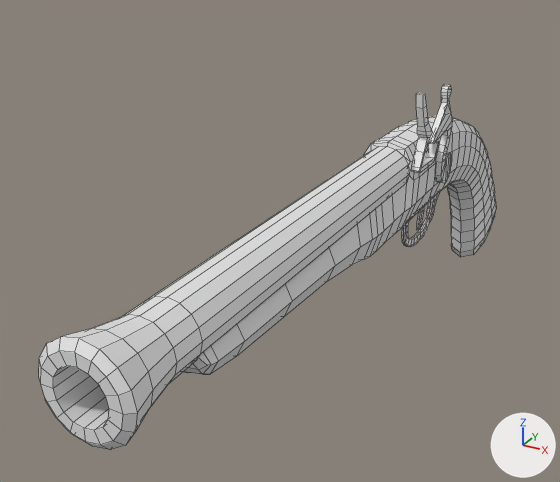
An edit to the FBX model Assets/Models/Weapons/weapon_flintlock.fbx, drawn before and after from the same camera.
Rendered twice from a 50 mm camera at (0.216, -0.568, 0.272) aimed at (-0.073, -0.045, 0.01). The axes (+X, +Y, +Z) are drawn at lower right. The lights are the same throughout. Mesh edges are drawn as thin lines. Where no turn or scale is listed for an object, it has been applied to the vertices. Vertices at the same position are counted once.

The scene before the commit, as lines of its bpy script (objects in view):
```python
me_cylinder_002 = bpy.data.meshes.new('Cylinder.002')
me_cylinder_002.from_pydata(...)  # 777 vertices, 773 faces; spans x -0.029..0.029, y -0.181..0.532, z -0.188..0.065
ob_weapon_flintlock = bpy.data.objects.new('weapon_flintlock', me_cylinder_002)
ob_weapon_flintlock.location = (0.0, -0.1784, 0.0699)
```
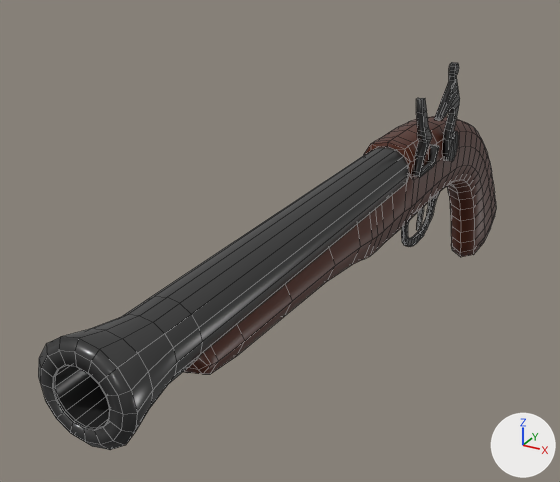
Where the change shows, as pixel boxes (x1, y1, x2, y2) in the pictures (560 x 482 px; the box of a moved part takes in the faces that stretch with it):
```json
{"object": "weapon_flintlock", "change": "reshaped", "before": [39, 84, 496, 450], "after": [39, 62, 496, 450]}
{"part": 1, "of": "me_cylinder_002", "change": "moved or reshaped", "before": [41, 84, 452, 445], "after": [41, 62, 460, 445]}
{"part": 2, "of": "me_cylinder_002", "change": "recoloured", "before": [184, 116, 496, 374], "after": [184, 116, 496, 374]}
{"part": 3, "of": "me_cylinder_002", "change": "recoloured", "before": [39, 146, 440, 450], "after": [39, 146, 440, 450]}
```

The change, as JSON lines over the scene's bpy script:
```json
{"op": "add", "block": "mat_flintlock_stock_material", "code": ["mat_flintlock_stock_material = principled_material('flintlock_stock_material')", "mat_flintlock_stock_material.base_color = (0.0766, 0.0114, 0.0)  # brown #4e1c00", "mat_flintlock_stock_material.roughness = 0.4"]}
{"op": "add", "block": "mat_flintlock_metal_material", "code": ["mat_flintlock_metal_material = principled_material('flintlock_metal_material')", "mat_flintlock_metal_material.base_color = (0.0835, 0.0835, 0.0835)  # dark grey #525252", "mat_flintlock_metal_material.metallic = 0.726", "mat_flintlock_metal_material.roughness = 0.284"]}
{"block": "me_cylinder_002", "where": "# used by ob_weapon_flintlock; location = (0.0, -0.1784, 0.0699)"}
{"op": "remove", "block": "me_cylinder_002", "code": "me_cylinder_002.from_pydata(...)  # 777 vertices, 773 faces; spans x -0.029..0.029, y -0.181..0.532, z -0.188..0.065"}
{"op": "add", "block": "me_cylinder_002", "code": "me_cylinder_002.from_pydata(...)  # 809 vertices, 805 faces; spans x -0.029..0.029, y -0.181..0.532, z -0.188..0.074"}
{"block": "me_cylinder_002", "change": "me_cylinder_002 part 1"}
{"block": "me_cylinder_002", "change": "71 vertices are removed from x 0.02..0.027, y 0.183..0.277, z -0.026..0.065"}
{"block": "me_cylinder_002", "change": "132 faces are deleted"}
{"block": "me_cylinder_002", "change": "65 vertices move from x 0.02..0.027, y 0.187..0.278, z -0.032..0.038 to x 0.02..0.027, y 0.184..0.294, z -0.016..0.069"}
{"block": "me_cylinder_002", "change": "53 vertices are added at x -0.016..0.026, y -0.181..0.282, z -0.016..0.074"}
{"block": "me_cylinder_002", "change": "16 new vertices lie (0.0, -0.349, 0.0) away from vertices in x -0.016..0.016, y 0.169, z -0.016..0.016"}
{"block": "me_cylinder_002", "change": "18 new vertices lie (0.006, 0.0, 0.0) away from vertices in x 0.02, y 0.264..0.282, z -0.013..0.074"}
{"block": "me_cylinder_002", "change": "16 new vertices lie (0.007, 0.0, 0.0) away from vertices in x 0.02..0.027, y 0.186..0.234, z -0.004..0.024"}
{"block": "me_cylinder_002", "change": "164 new faces join them, mat_flintlock_metal_material (dark grey #525252)"}
{"block": "me_cylinder_002", "change": "me_cylinder_002 part 2: 388 faces spanning x -0.022..0.022, y -0.113..0.532, z -0.188..0.024 switch from no material to mat_flintlock_stock_material (brown #4e1c00)"}
{"block": "me_cylinder_002", "change": "me_cylinder_002 part 3: 262 faces spanning x -0.029..0.029, y -0.181..0.325, z -0.1..0.061 switch from no material to mat_flintlock_metal_material (dark grey #525252)"}
{"block": "me_cylinder_002", "change": "me_cylinder_002 part 4: the surface is now shaded smooth"}
```
